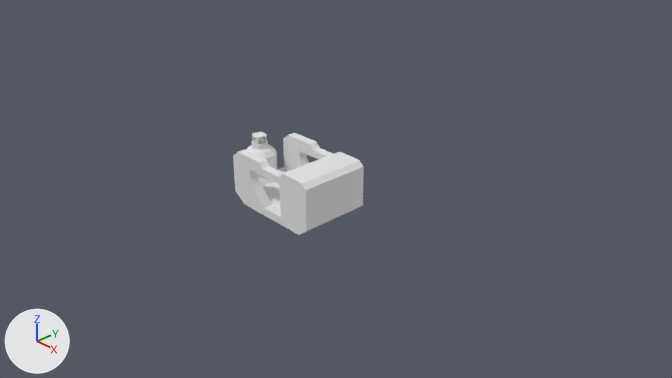
What one commit did to the Blender file BlendFilesForUnity/Models that are still in progress/Generator.blend.
The view is the same before and after, from the file's camera 'Camera'. The lights are fixed; the arrows at lower left show +X, +Y and +Z.
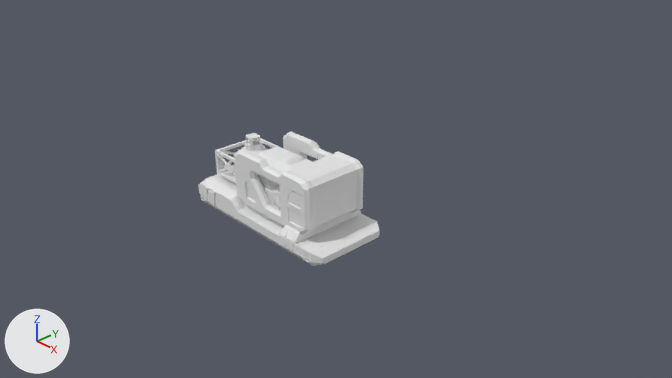
Commit message: Generator done

What differs and where, as boxes [x1, y1, x2, y2] in the pictures (672 x 378 px):
'Cube', reshaped
    before: [233, 133, 364, 235]
    after: [234, 132, 363, 235]
'Cube.002', added
    after: [198, 169, 380, 266]
'Cube.003', added
    after: [258, 146, 312, 208]
'Cylinder', reshaped, moved
    before: [246, 132, 277, 179]
    after: [242, 133, 268, 155]
'Cube.001', added
    after: [215, 138, 277, 183]
part 2 of me_cylinder, added
    after: [242, 133, 268, 155]
part 3 of me_cylinder, deleted
    before: [246, 132, 277, 179]

The change in detail:
me_cube_001 is used by ob_cube; location (-0.5, -0.45, 0.46).
me_cube_001 had 274 vertices, 276 faces and spanned x -0.02..1.55, y -0.54..0.52, z -0.08..0.73.
me_cube_001 now has 608 vertices, 612 faces and spans x -0.06..1.59, y -0.54..0.52, z -0.1..0.75.
me_cube_001 part 1: 16 vertices moved from x 0.1..1.55, y -0.54..0.52, z -0.08..0.73 to x -0.02..1.58, y -0.52..0.52, z -0.09..0.75; 65 vertices removed from x -0.02..1.55, y -0.54..0.52, z -0.08..0.73; 399 vertices added at x -0.06..1.59, y -0.54..0.52, z -0.1..0.75.
me_cylinder is used by ob_cylinder; location (-1.38, -0.37, 1.65).
me_cylinder had 197 vertices, 211 faces and spanned x 0.429..0.929, y -0.25..0.25, z -1.181..-0.451.
me_cylinder now has 198 vertices, 230 faces and spans x -0.23..0.27, y -0.034..0.466, z -0.019..0.71.
me_cylinder part 2: 198 vertices added at x -0.23..0.27, y -0.034..0.466, z -0.019..0.71.
me_cylinder part 3: 197 vertices removed from x 0.429..0.929, y -0.25..0.25, z -1.181..-0.451.
Mesh me_cube is new.
It has 208 vertices, 235 faces and spans x -0.656..0.003, y -0.022..0.773, z -0.005..0.383.
Mesh me_cube_002 is new.
It has 712 vertices, 712 faces and spans x -0.93..1.9, y -0.27..1.03, z -0.47..-0.07.
Mesh me_cube_003 is new.
It has 311 vertices, 326 faces and spans x 0.309..1.236, y -0.189..0.616, z 0.024..0.631.
Object 'Cylinder' (ob_cylinder) moves from (-1.38, -0.37, 1.65) to (-0.72, -0.7, 0.5).
Object 'Cube.001' (ob_cube_001) is new; it shows me_cube.
Its location is (-0.52, -0.83, 0.55).
Object 'Cube.002' (ob_cube_002) is new; it shows me_cube_002.
Its location is (-0.52, -0.83, 0.55).
Object 'Cube.003' (ob_cube_003) is new; it shows me_cube_003.
Its location is (-0.72, -0.7, 0.49).
